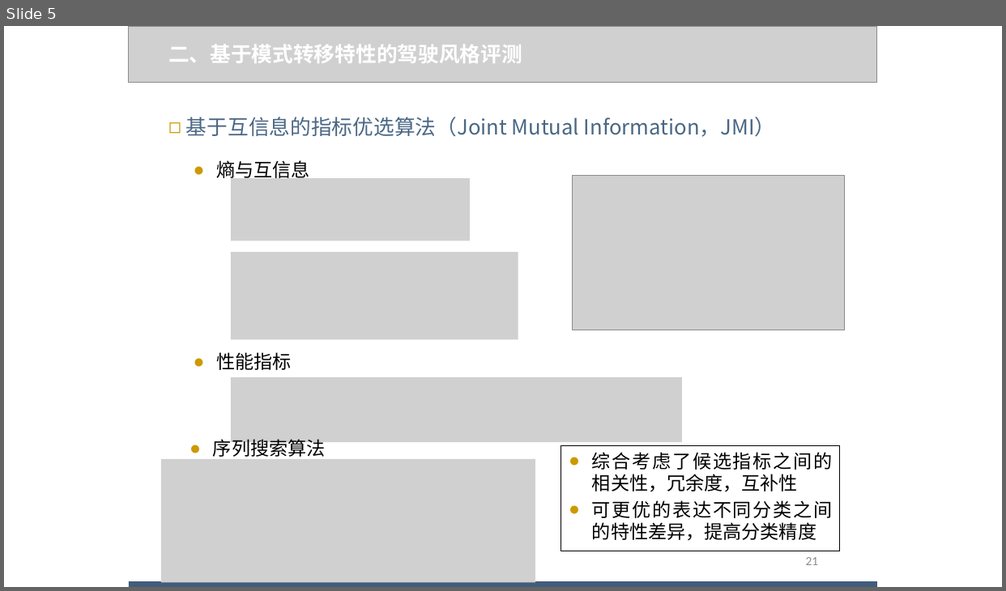
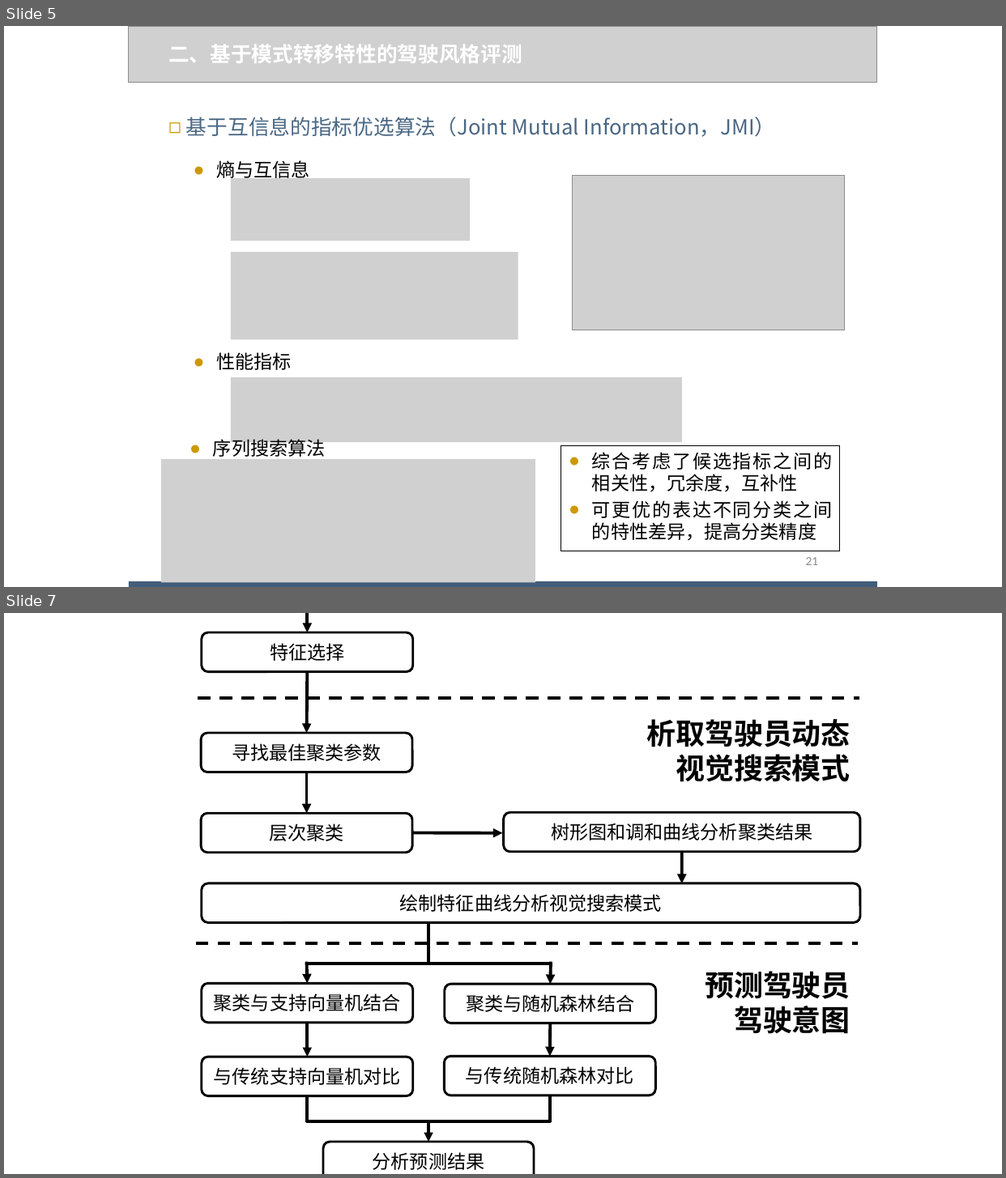
Before and after one commit to WJ-Lai/Graduation-Thesis, a slide deck: 论文增肌/论文图片.pptx. Shown one above the other, each under a label of ours: slide 5 before the commit, slides 5 and 7 after it; the slides between them are not shown. The pictures are 1006x591 and 1006x1178 pixels, drawn with LibreOffice and Linux fonts; fonts in the diff are those of the drawing; grey boxes stand for pictures. Boxes give left, top, right and bottom in pixels: in the first picture for what was removed or moved away, otherwise in the second. Text is boxed around its words. In the diff, an @@ line names an element or a change of style, - is before the commit and + after.

Commit message:
差红灯特征

```diff
--- a/论文增肌/论文图片.pptx
+++ b/论文增肌/论文图片.pptx
@@ slide 7 added at (4,613,1002,1174), background #FFFFFF @@
@@ group added at (196,613,860,1174): 10 arrows, 10 rounded rectangles, 7 lines, 2 texts @@
+析取驾驶员动态
+视觉搜索模式
+预测驾驶员
+驾驶意图
+特征选择
+寻找最佳聚类参数
+层次聚类
+绘制特征曲线分析视觉搜索模式
+树形图和调和曲线分析聚类结果
+聚类与支持向量机结合
+聚类与随机森林结合
+与传统随机森林对比
+与传统支持向量机对比
+分析预测结果
```
Also in this commit, not shown: 4 other slides added, 4 other files.
